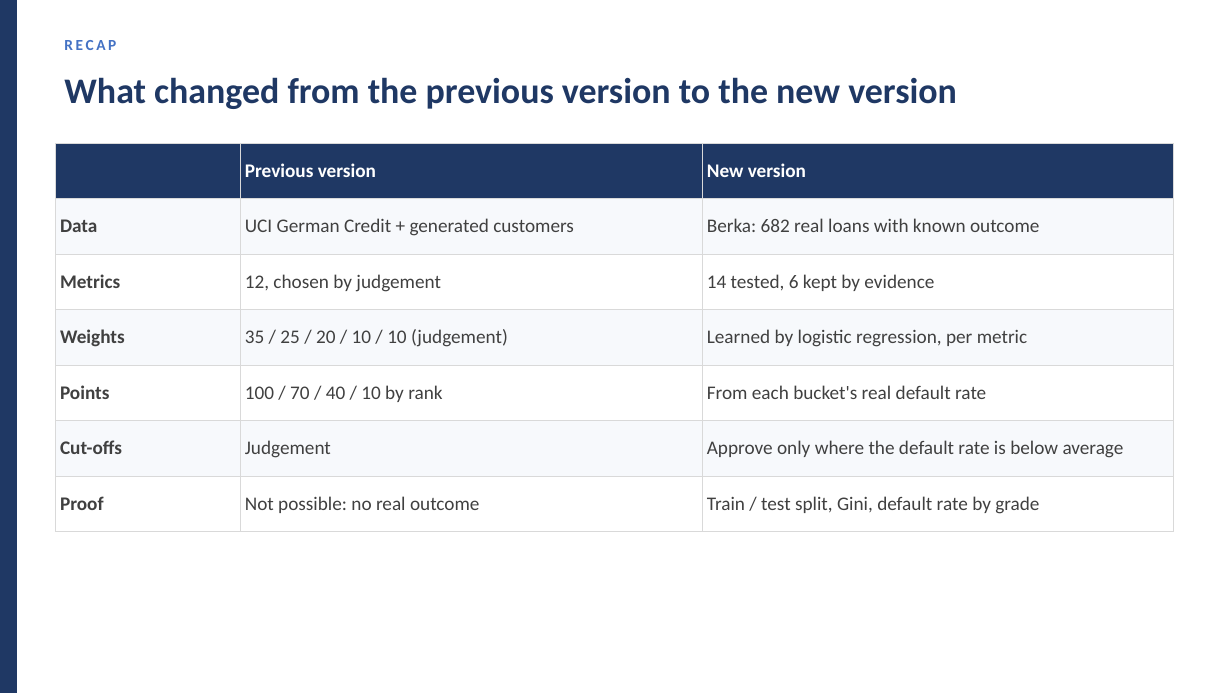
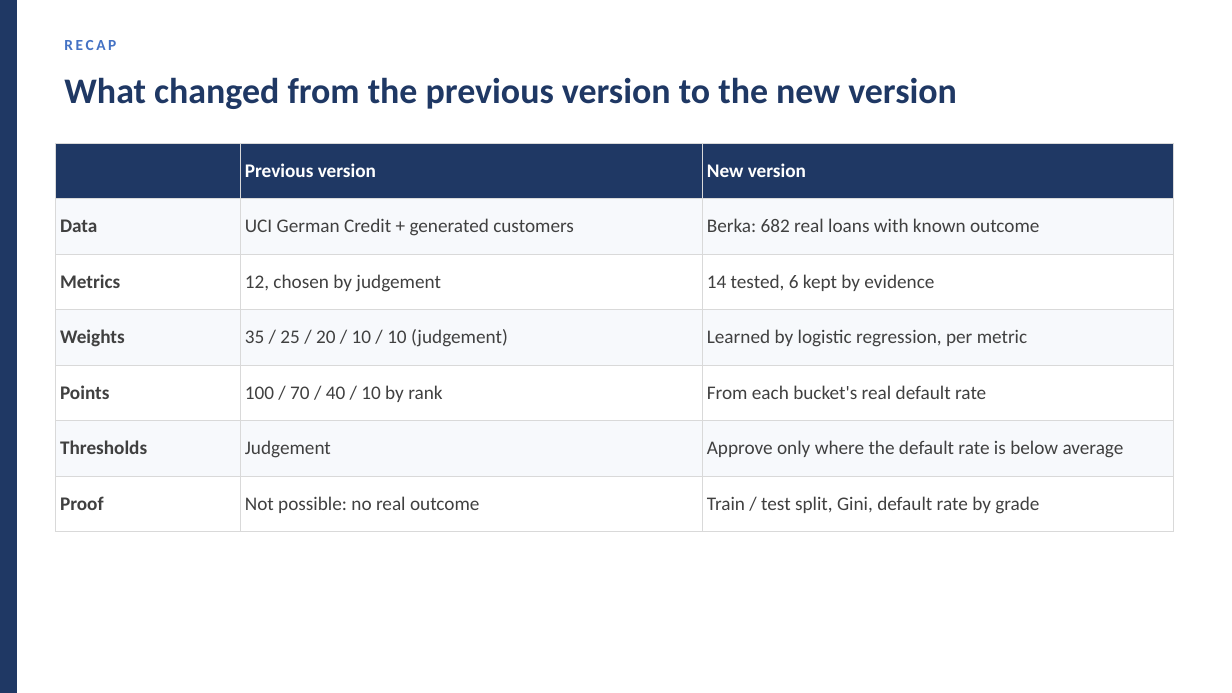
Before and after one commit to huotrithy/da-assignment-risk-scoring, a slide deck: slide 4 of docs/Final_Presentation.pptx. Drawn at 1232x693 pixels with LibreOffice and Linux fonts; fonts in the diff are those of the drawing. Boxes give left, top, right and bottom in pixels: in the first picture for what was removed or moved away, otherwise in the second. Text is boxed around its words. In the diff, an @@ line names an element or a change of style, - is before the commit and + after.

```diff
--- a/docs/Final_Presentation.pptx
+++ b/docs/Final_Presentation.pptx
@@ table at [55, 143, 1174, 518] @@
-row 6, column 1: Cut-offs
+row 6, column 1: Thresholds
```
Also in this commit, not shown: 1 other slide changed, 12 other files.
